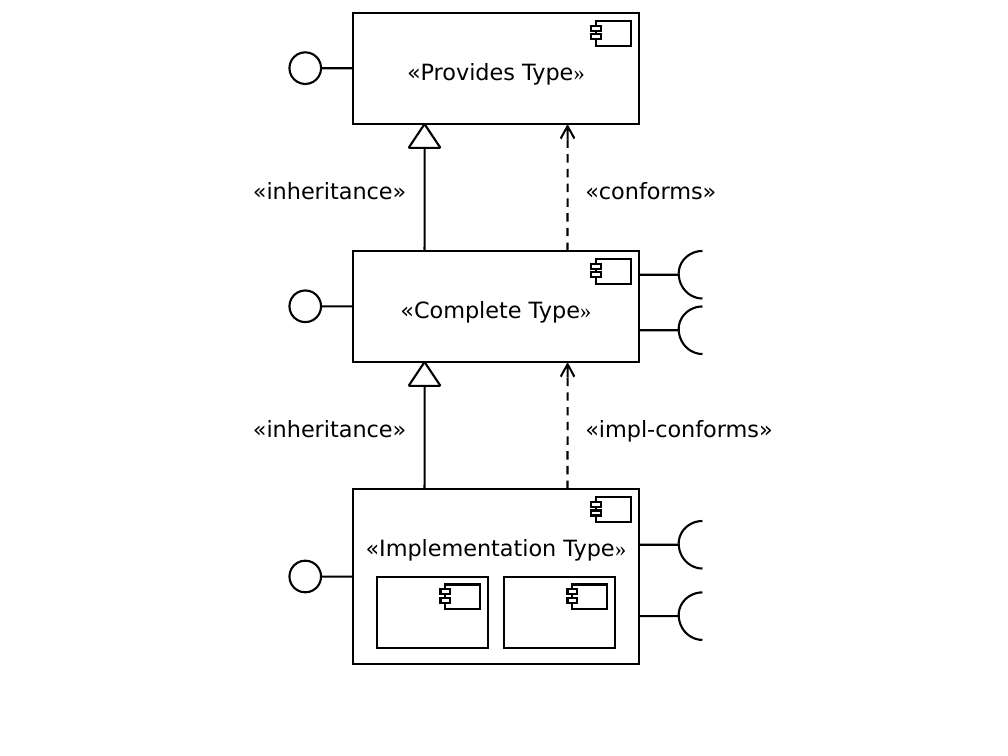
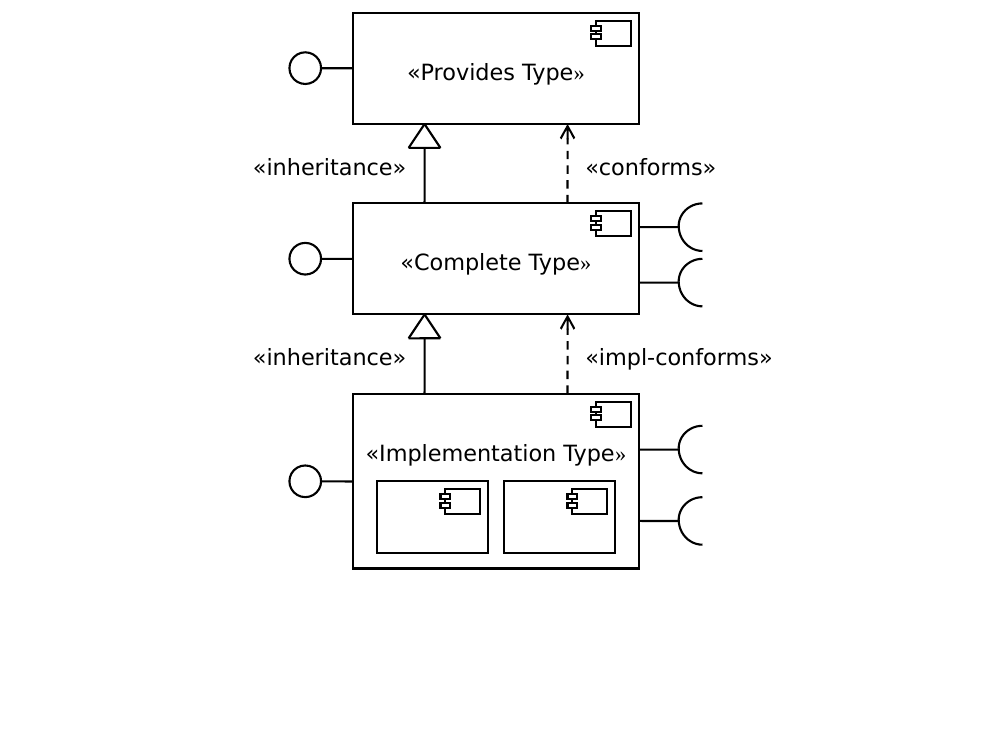
Before and after one commit to PalladioSimulator/Palladio-Core-PCM, a slide deck: slide 13 of trunk/doc/Ausarbeitung/image/component-model01.ppt. Drawn at 1008x756 pixels with LibreOffice and Linux fonts; fonts in the diff are those of the drawing. Boxes give left, top, right and bottom in pixels: in the first picture for what was removed or moved away, otherwise in the second. Text is boxed around its words. In the diff, an @@ line names an element or a change of style, - is before the commit and + after.

```diff
--- a/trunk/doc/Ausarbeitung/image/component-model01.ppt
+++ b/trunk/doc/Ausarbeitung/image/component-model01.ppt
@@ text "«inheritance»": place and size @@
-text "«inheritance»" at (253,182,406,200)
+text "«inheritance»" at (253,158,406,176)
@@ line moved from (424, 251) - (424, 148) to (424, 204) - (424, 148) @@
@@ arrow moved from (568, 251) - (568, 124) to (568, 204) - (568, 124) @@
@@ text "«conforms»": place and size @@
-text "«conforms»" at (585,182,716,200)
+text "«conforms»" at (585,158,716,176)
@@ 4 lines, 1 rectangle: place and size @@
-4 lines, 1 rectangle at (408,264,678,386)
+4 lines, 1 rectangle at (408,216,678,339)
@@ arrow moved from (568, 489) - (568, 362) to (568, 394) - (568, 314) @@
@@ text "«inheritance»": place and size @@
-text "«inheritance»" at (253,420,406,438)
+text "«inheritance»" at (253,348,406,366)
@@ 4 freeform shapes, 3 rectangles, 2 lines, 1 text, 1 ellipse: place and size @@
-4 freeform shapes, 3 rectangles, 2 lines, 1 text, 1 ellipse at (289,248,726,386)
+4 freeform shapes, 3 rectangles, 2 lines, 1 text, 1 ellipse at (289,201,726,339)
@@ line moved from (424, 489) - (424, 386) to (424, 394) - (424, 339) @@
@@ text "«impl-conforms»": place and size @@
-text "«impl-conforms»" at (585,420,772,442)
+text "«impl-conforms»" at (585,348,772,370)
@@ 12 rectangles, 4 freeform shapes, 3 lines, 1 text, 1 ellipse: place and size @@
-12 rectangles, 4 freeform shapes, 3 lines, 1 text, 1 ellipse at (289,489,726,663)
+12 rectangles, 4 freeform shapes, 3 lines, 1 text, 1 ellipse at (289,394,726,569)
```
Also in this commit, not shown: 2 other files.
